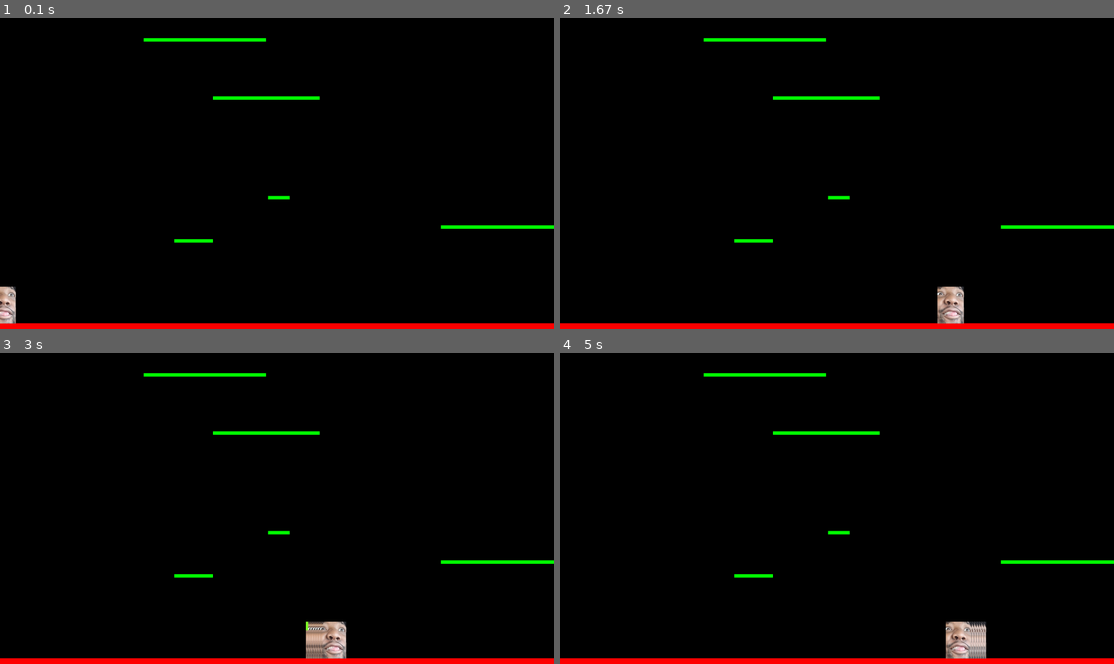
Above: before the commit, frames 1-4 (two rows, left to right).
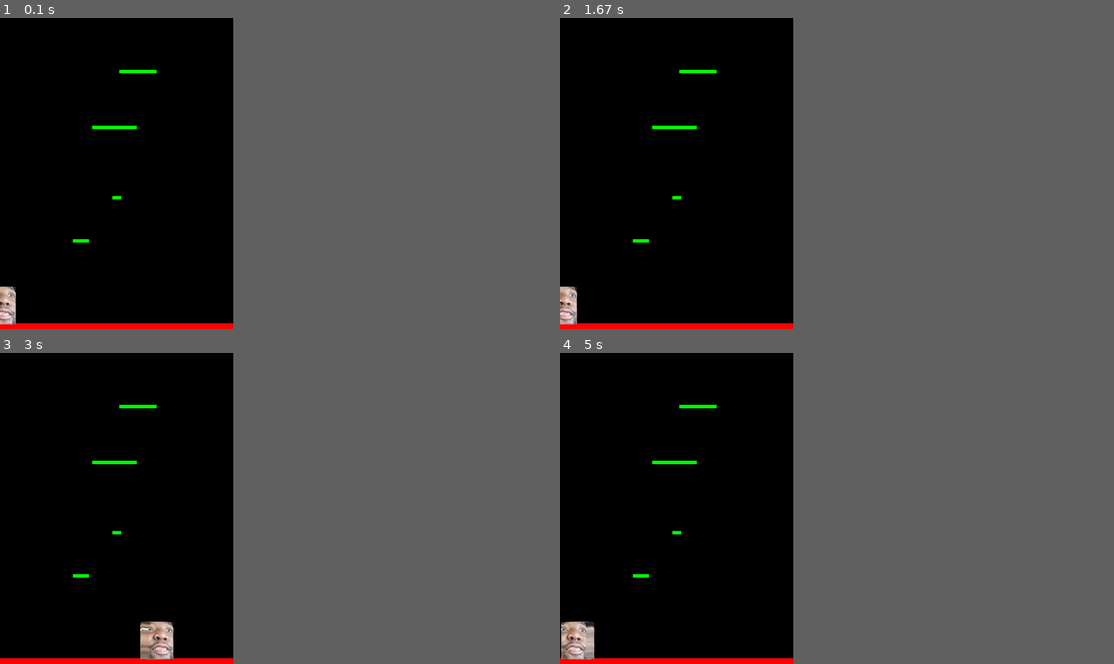
Above: after the commit, the same moments.

Repository: jmcenteeIV/pygame-sandbox
Game: pygame game, started from examples/platformer/platform_game.py
The game is run twice, just before and just after one commit, with the same random seed, the same clock (stepped at 60 frames per second) and the same inputs.
Inputs:
- Up to frame 1 (0.1 s): no input
- Up to frame 2 (1.67 s): tap Space at 0.33 s; hold Right 0.67-1.13 s; hold Right 1.17-1.63 s
- Up to frame 3 (3 s): hold Left 1.67-2.2 s; hold Left 2.23-2.63 s; hold Right from 2.67 s (still down)
- Up to frame 4 (5 s): release Right at 3.3 s; hold Left 3.33-3.8 s; hold Right 3.83-4.3 s; hold Right 4.33-4.8 s; hold Left from 4.83 s (still down)
In our replay, the window is 900x506 before the commit and 379x506 after it. These sizes can differ from the game's own. Grey fills any space a smaller window leaves; there, only what the larger window draws over its background counts as a difference.

The runs differ from the first frame. In frame 1, 2.4% of the frame differs, in the area x 0-100%, y 6-100%; in frame 2, 3.3%; in frame 3, 3.9%; in frame 4, 3.9%.

Commit message:
still not fully functioning

Diff:
--- a/examples/platformer/lib/platform.py
+++ b/examples/platformer/lib/platform.py
@@ -3,9 +3,13 @@
 
 
 class Platform(pygame.sprite.Sprite):
-    def __init__(self, height: float, width: float):
+    def __init__(self, height: float, width: float, other_platforms):
         super().__init__()
+        assigned = False
         self.surf = pygame.Surface((random.randint(int(width*.03), int(width*.25)), 12))
         self.surf.fill((0,255,0))
         self.rect = self.surf.get_rect(center = (random.randint(0,width-10),
-                                                 random.randint(int(height*.05), int(height*.95))))
+                                                random.randint(int(height*.05), int(height*.95))))
+
+    def move(self):
+        pass
--- a/examples/platformer/lib/player.py
+++ b/examples/platformer/lib/player.py
@@ -18,12 +18,20 @@
         self.pos = vec((10, 1025))
         self.vel = vec(0,0)
         self.acc = vec(0,0)
+        self.jumping = False
+
+    def cancel_jump(self):
+        if self.jumping:
+            if self.vel.y < -3:
+                self.vel.y = -3
 
     def draw(self, surface):
         surface.blit(self.image, self.rect)
 
-    def jump(self):
-        self.vel.y = -15
+    def jump(self, hits):
+        if hits and not self.jumping:
+           self.jumping = True
+           self.vel.y = -15
 
     def move(self):
         self.acc = vec(0,0.1)
@@ -45,23 +53,32 @@
             self.pos.x = self.width
 
         #  Vertical movement
-        if pressed_keys[K_DOWN]:
-            self.acc.y = self.accuracy
-        if pressed_keys[K_UP]:
-            self.acc.y = -self.accuracy
+        # if pressed_keys[K_DOWN]:
+        #     self.acc.y = self.accuracy
+        # if pressed_keys[K_UP]:
+        #     self.acc.y = -self.accuracy
 
-        self.acc.y += self.vel.y * self.friction
-        self.vel += self.acc
-        self.pos += self.vel + 0.5 * self.acc
+        # self.acc.y += self.vel.y * self.friction
+        # self.vel += self.acc
+        # self.pos += self.vel + 0.5 * self.acc
 
-        if self.pos.y > self.height:
-            self.pos.y, self.acc.y = self.height, 0
-        if self.pos.y < self.rect.height:
-            self.pos.y, self.acc.y = (0 + self.rect.height), 0
+        # if self.pos.y > self.height:
+        #     self.pos.y, self.acc.y = self.height, 0
+        # if self.pos.y < self.rect.height:
+        #     self.pos.y, self.acc.y = (0 + self.rect.height), 0
 
         self.rect.midbottom = self.pos
 
-    def resolve_collisions(self, hits):
-        if hits:
-            self.pos.y = hits[0].rect.top + 1
-            self.vel.y = 0
+    def update(self, hits):
+        if self.vel.y > 0:
+            if hits:
+                if self.pos.y < hits[0].rect.bottom:
+                    self.pos.y = hits[0].rect.top +1
+                    self.vel.y = 0
+                    self.jumping = False
+
+    # def update(self, hits):
+    #     if self.vel.y > 0:
+    #         if hits:
+    #             self.vel.y = 0
+    #             self.pos.y = hits[0].rect.top + 1
--- a/examples/platformer/platform_game.py
+++ b/examples/platformer/platform_game.py
@@ -8,18 +8,45 @@
 pygame.init()
 
 HEIGHT = 1080
-WIDTH = 1920
+WIDTH = 810
 ACC = 0.5
 FRIC = -0.12
 FPS = 60
+HARDNESS = 6
+
+def check(platform, groupies):
+    if pygame.sprite.spritecollideany(platform,groupies):
+        return True
+    else:
+        for entity in groupies:
+            if entity == platform:
+                continue
+            if (abs(platform.rect.top - entity.rect.bottom) < 50) and (abs(platform.rect.bottom - entity.rect.top) < 50):
+                return True
+        C = False
+
+def plat_gen():
+    while len(platforms) < HARDNESS :
+        width = random.randrange(50,100)
+        p  = Platform(HEIGHT, WIDTH, None)
+        C = True
+
+        while C:
+             p = Platform(HEIGHT, WIDTH, None)
+             p.rect.center = (random.randrange(0, WIDTH - width),
+                             random.randrange(-50, 0))
+             C = check(p, platforms)
+
+        platforms.add(p)
+        all_sprites.add(p)
 
 FramePerSec = pygame.time.Clock()
 
 displaysurface = pygame.display.set_mode((WIDTH, HEIGHT))
 pygame.display.set_caption("Game")
 
-
-PT1 = Platform(HEIGHT, WIDTH)
+# bottom, override random sizing
+PT1 = Platform(HEIGHT, WIDTH, None)
 PT1.surf = pygame.Surface((WIDTH, 20))
 PT1.surf.fill((255,0,0))
 PT1.rect = PT1.surf.get_rect(center = (WIDTH/2, HEIGHT - 10))
@@ -33,28 +60,50 @@
 platforms = pygame.sprite.Group()
 platforms.add(PT1)
 
-for x in range(random.randint(5, 6)):
-    pl = Platform(HEIGHT, WIDTH)
+# create platforms for jumping
+for x in range(random.randint(4,5)):
+    C = True
+    pl = Platform(HEIGHT, WIDTH, None)
+    while C:
+        pl = Platform(HEIGHT, WIDTH, None)
+        C = check(pl, platforms)
     platforms.add(pl)
     all_sprites.add(pl)
 
 while True:
+    hits = pygame.sprite.spritecollide(P1 , platforms, False)
+    P1.update(hits)
+    # take player actions
     for event in pygame.event.get():
         if event.type == pygame.QUIT:
             pygame.quit()
             sys.exit()
         if event.type == pygame.KEYDOWN:
             if event.key == pygame.K_SPACE:
-                P1.jump()
+                P1.jump(hits)
+        if event.type == pygame.KEYUP:
+            if event.key == pygame.K_SPACE:
+                P1.cancel_jump()
 
+    # randomly generate platforms as we go, removes lower platforms
+    if P1.rect.top <= HEIGHT / 2:
+        P1.pos.y += abs(P1.vel.y)
+        for plat in platforms:
+            plat.rect.y += abs(P1.vel.y)
+            if plat.rect.top >= HEIGHT:
+                plat.kill()
+
+    plat_gen()
+
+    # draw bottom
     displaysurface.fill((0,0,0))
 
+    # collision
     for entity in all_sprites:
         displaysurface.blit(entity.surf, entity.rect)
+        P1.draw(displaysurface)
         P1.move()
-        P1.draw(displaysurface)
-        hits = pygame.sprite.spritecollide(P1 , platforms, False)
-        P1.resolve_collisions(hits)
+
 
     pygame.display.update()
     FramePerSec.tick(FPS)
